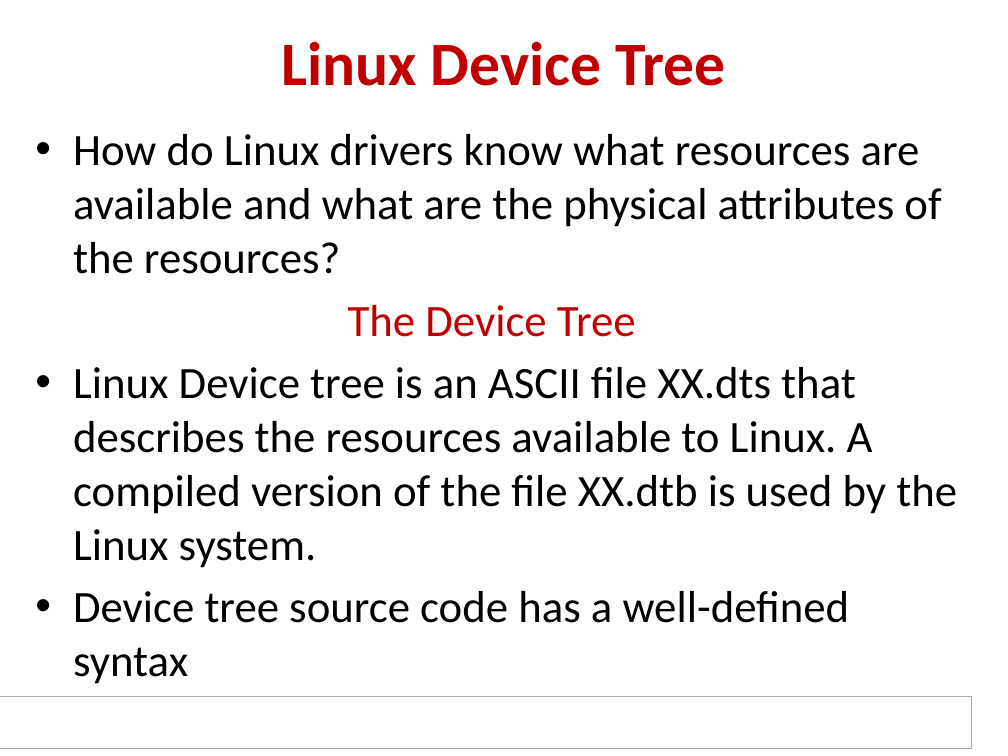
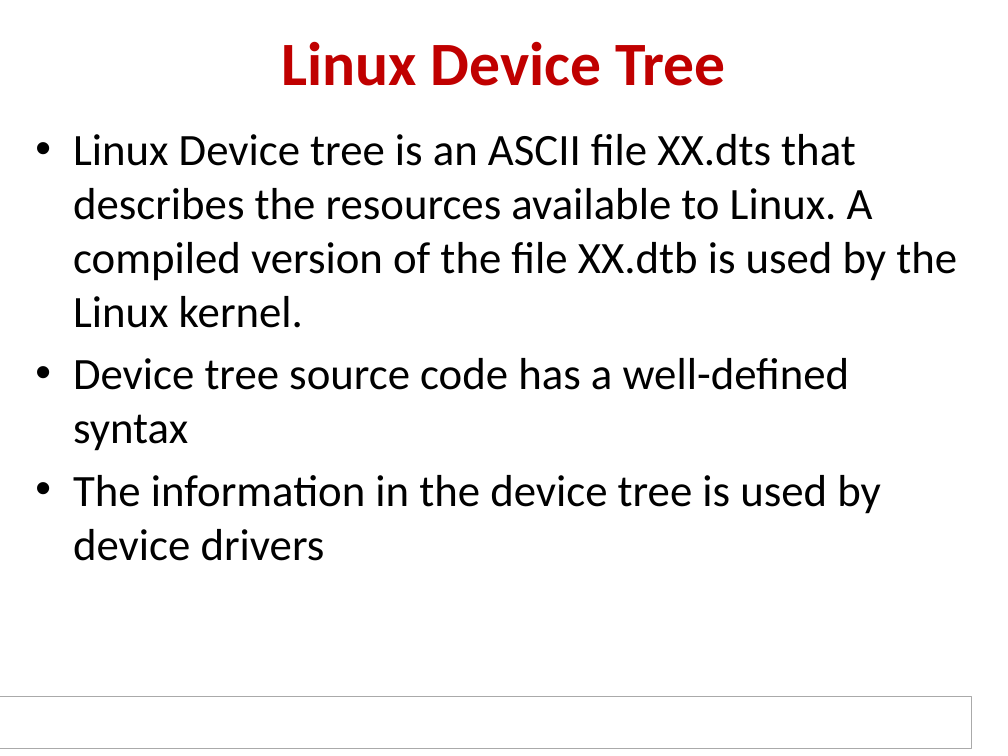
Before and after one commit to hari1989/keystone-workshop, a slide deck: slide 27 of slides/KeyStone ARM DSP.pptx (slide 47 before the commit). Drawn at 1008x756 pixels with LibreOffice and Linux fonts; fonts in the diff are those of the drawing; background and template pictures are left out. Boxes give left, top, right and bottom in pixels: in the first picture for what was removed or moved away, otherwise in the second. Text is boxed around its words. In the diff, an @@ line names an element or a change of style, - is before the commit and + after.

```diff
--- a/slides/KeyStone ARM DSP.pptx
+++ b/slides/KeyStone ARM DSP.pptx
@@ text at bbox=[73, 134, 957, 328]: text changed @@
-• How do Linux drivers know what resources are available and what are the physical attributes of the resources?
-The Device Tree
-• Linux Device tree is an ASCII file XX.dts that describes the resources available to Linux. A compiled version of the file XX.dtb is used by the Linux system.
+• Linux Device tree is an ASCII file XX.dts that describes the resources available to Linux. A compiled version of the file XX.dtb is used by the Linux kernel.
@@ text at bbox=[73, 475, 881, 561]: paragraph added @@
+• The information in the device tree is used by device drivers
```
Also in this commit, not shown: 5 other slides changed, 4 slides added, 9 slides removed.
